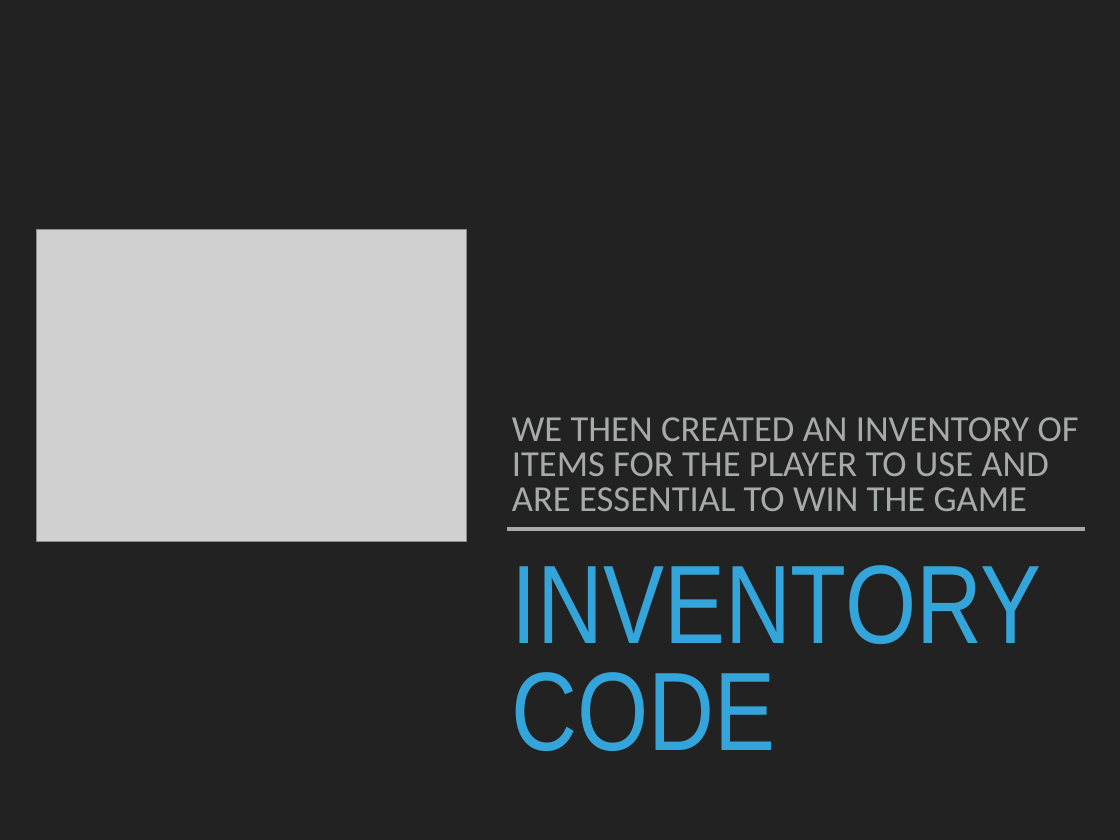
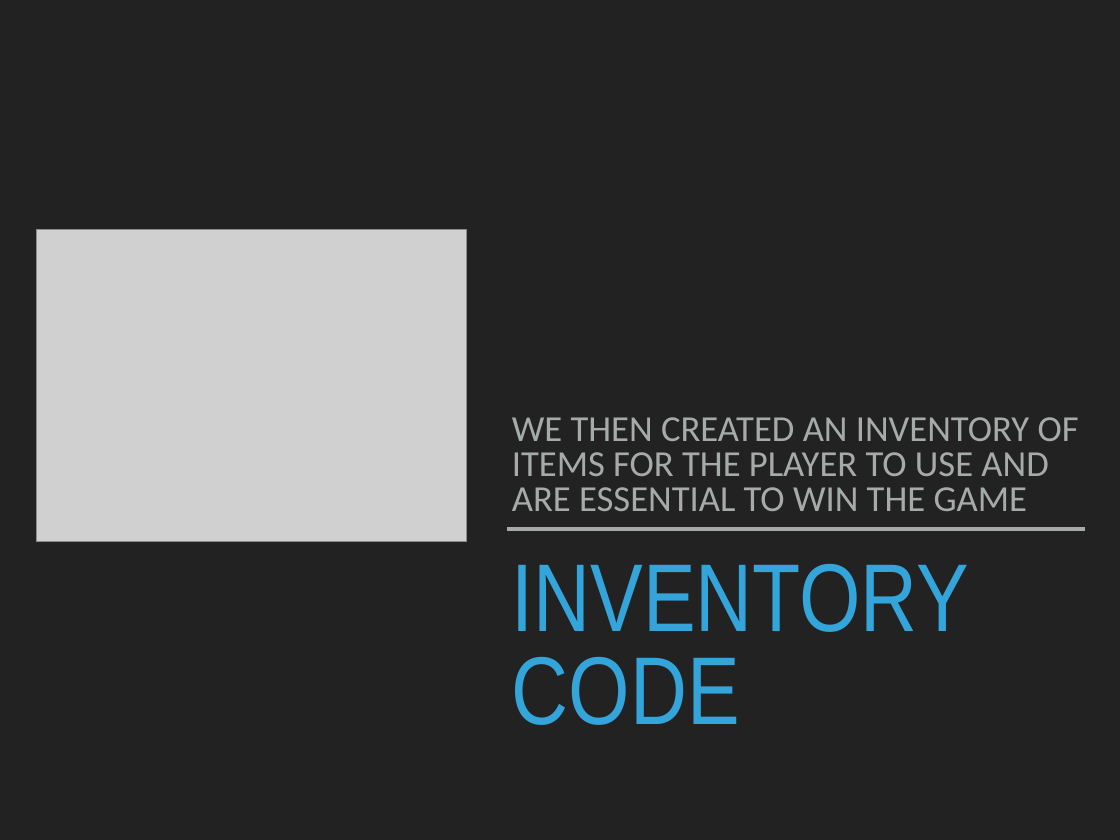
Before and after one commit to hodgyj/Game, a slide deck: slide 4 of Misadventure.pptx. Drawn at 1120x840 pixels with LibreOffice and Linux fonts; fonts in the diff are those of the drawing; grey boxes stand for pictures. Boxes give left, top, right and bottom in pixels: in the first picture for what was removed or moved away, otherwise in the second. Text is boxed around its words. In the diff, an @@ line names an element or a change of style, - is before the commit and + after.

```diff
--- a/Misadventure.pptx
+++ b/Misadventure.pptx
@@ title "INVENTORY CODE" at [512,564,969,725]: size 102 to 88 pt @@
```
Also in this commit, not shown: 4 other slides changed.
